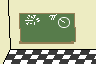
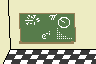
The second 96×64 image is a revision of the first. Changes to its layers:
painted on "Background" over bbox(42, 17, 72, 39)
